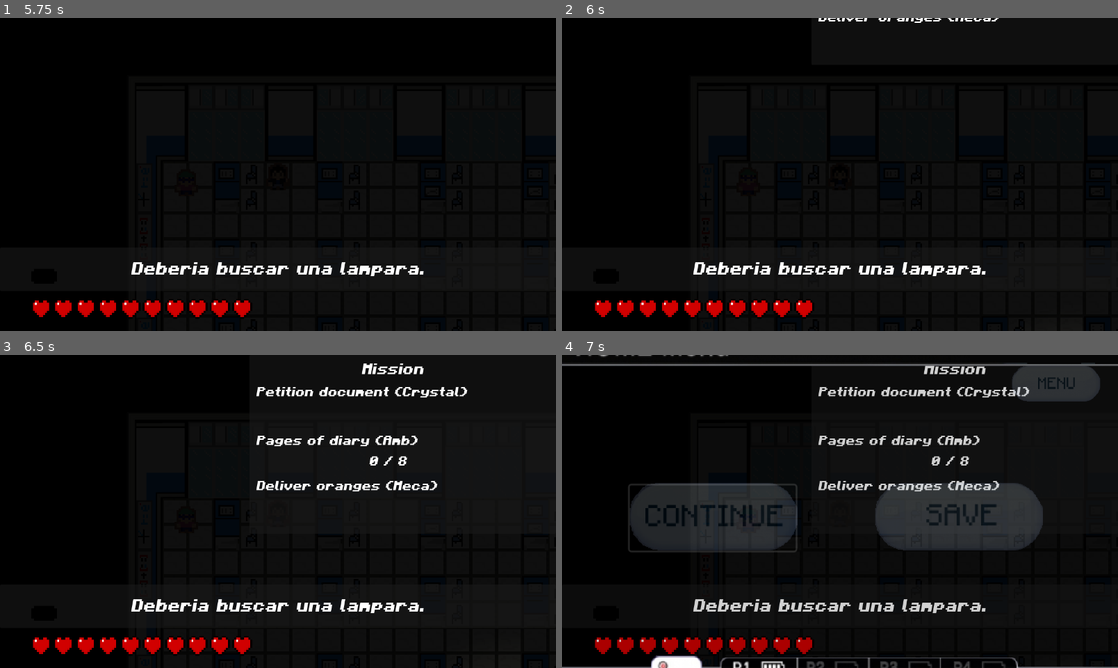
Above: before the commit, frames 1-4 (two rows, left to right).
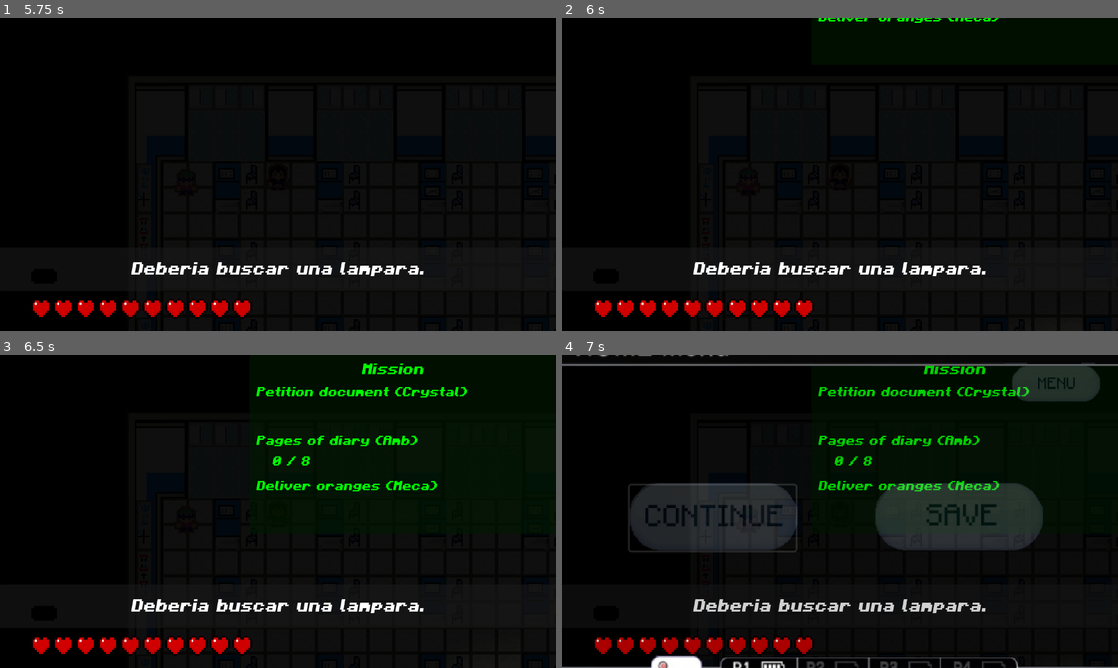
Above: after the commit, the same moments.

Repository: LaloSant/proyecto-topicos-fnaf
Game: Godot game, scene res://source/screens/menus/pant_intro.tscn
Two runs of this game, one before a commit and one after it. Both use one fixed random seed, a clock stepped at 60 frames per second and the inputs below. Video files are missing from this copy of the repository; at most half a second of black plays in their place.
Inputs:
- Up to frame 1 (5.75 s): click "Start" at 0.5 s; click "Start" at 1.25 s; click "New Game" at 2 s; click "New Game" at 2.75 s; tap Enter (ui_accept) at 3.5, 3.77, 4.52 s; hold Right (ui_right) 3.53-4.28 s; hold Ctrl (CntlKey) 3.53-4.28 s; tap Q (TECLA_Q) at 4.25, 5 s; hold Down (ui_down) 4.28-5.03 s; tap Shift (ShiftKey) at 4.35 s; hold Right (ui_right) from 5.03 s (still down); hold E (TECLA_E) from 5.03 s (still down)
- Up to frame 2 (6 s): tap Q (TECLA_Q) at 5.75 s; release Right (ui_right) at 5.78 s; release E (TECLA_E) at 5.78 s; hold Up (ui_up) from 5.78 s (still down); tap M (TECLA_M) at 5.85 s
- Up to frame 3 (6.5 s): keep holding Up (ui_up); tap Enter (ui_accept) at 6.02 s
- Up to frame 4 (7 s): tap Q (TECLA_Q) at 6.5 s; release Up (ui_up) at 6.53 s; hold Left (ui_left) from 6.53 s (still down); hold P (TECLA_P) from 6.53 s (still down); tap Enter (ui_accept) at 6.77 s

Frame 1 is identical in both runs. In frame 2, 0.2% of the frame differs, in the area x 46-79%, y 0-2%; in frame 3, 2.0%, in the area x 46-85%, y 2-44%; in frame 4, 2.0%.

Commit message:
Si

Diff:
--- a/source/screens/juego/HUD/hud.tscn
+++ b/source/screens/juego/HUD/hud.tscn
@@ -75,6 +75,7 @@
 }
 
 [node name="PanelMisiones" type="Panel" parent="."]
+modulate = Color(0, 1, 0, 1)
 offset_left = 574.0
 offset_top = -413.0
 offset_right = 1280.0
@@ -132,9 +133,9 @@
 anchors_preset = 4
 anchor_top = 0.5
 anchor_bottom = 0.5
-offset_left = 276.0
+offset_left = 53.0
 offset_top = 24.5
-offset_right = 558.0
+offset_right = 335.0
 offset_bottom = 54.5
 grow_vertical = 2
 theme = ExtResource("4_gxufb")
